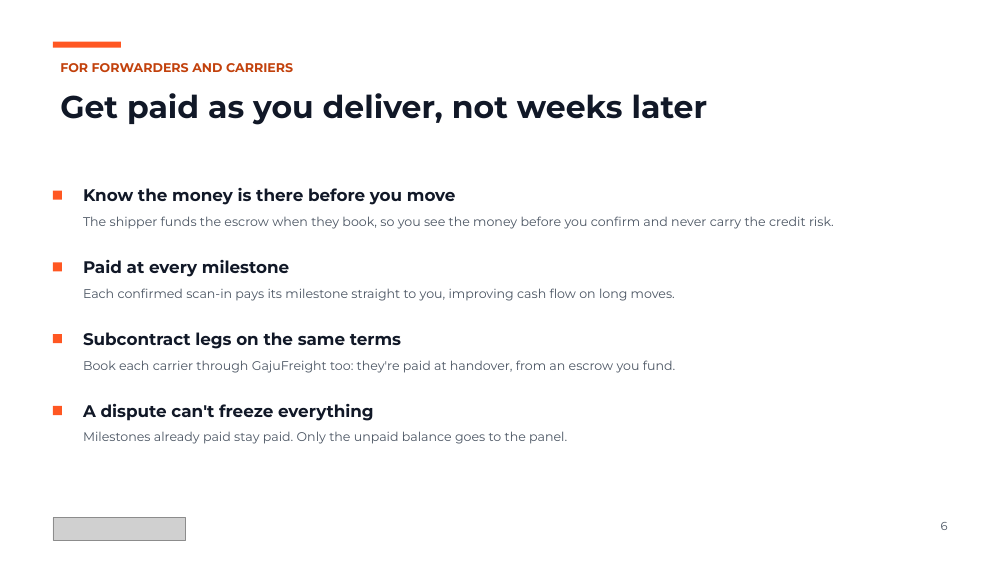
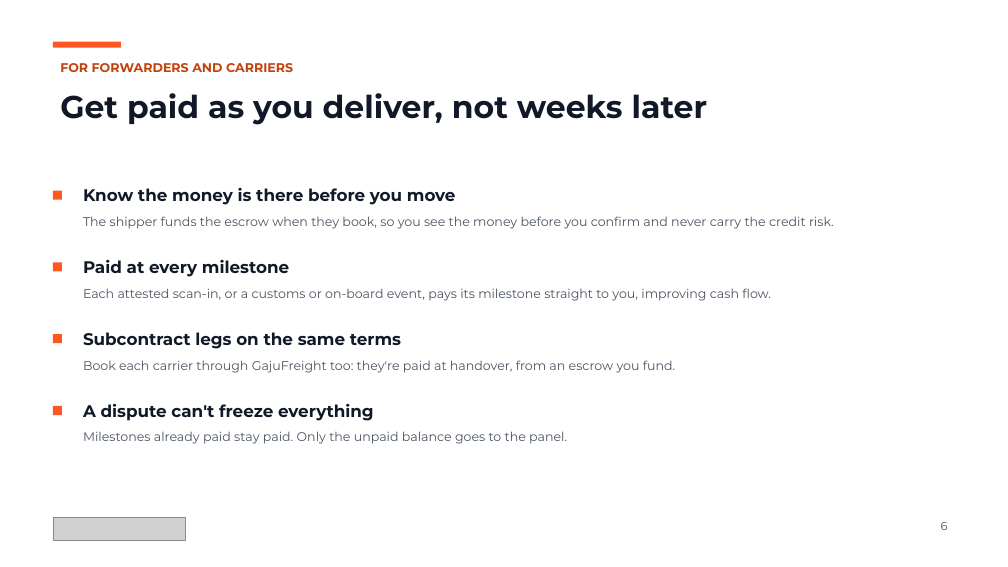
Before and after one commit to shanepreater/gajufreight, a slide deck: slide 6 of docs/pitch/gajufreight-pitch-deck.pptx. Drawn at 1008x567 pixels with LibreOffice and Linux fonts; fonts in the diff are those of the drawing; grey boxes stand for pictures. Boxes give left, top, right and bottom in pixels: in the first picture for what was removed or moved away, otherwise in the second. Text is boxed around its words. In the diff, an @@ line names an element or a change of style, - is before the commit and + after.

```diff
--- a/docs/pitch/gajufreight-pitch-deck.pptx
+++ b/docs/pitch/gajufreight-pitch-deck.pptx
@@ text at [83,288,771,301]: text changed @@
-Each confirmed scan-in pays its milestone straight to you, improving cash flow on long moves.
+Each attested scan-in, or a customs or on-board event, pays its milestone straight to you, improving cash flow.
```
Also in this commit, not shown: 10 other files.
